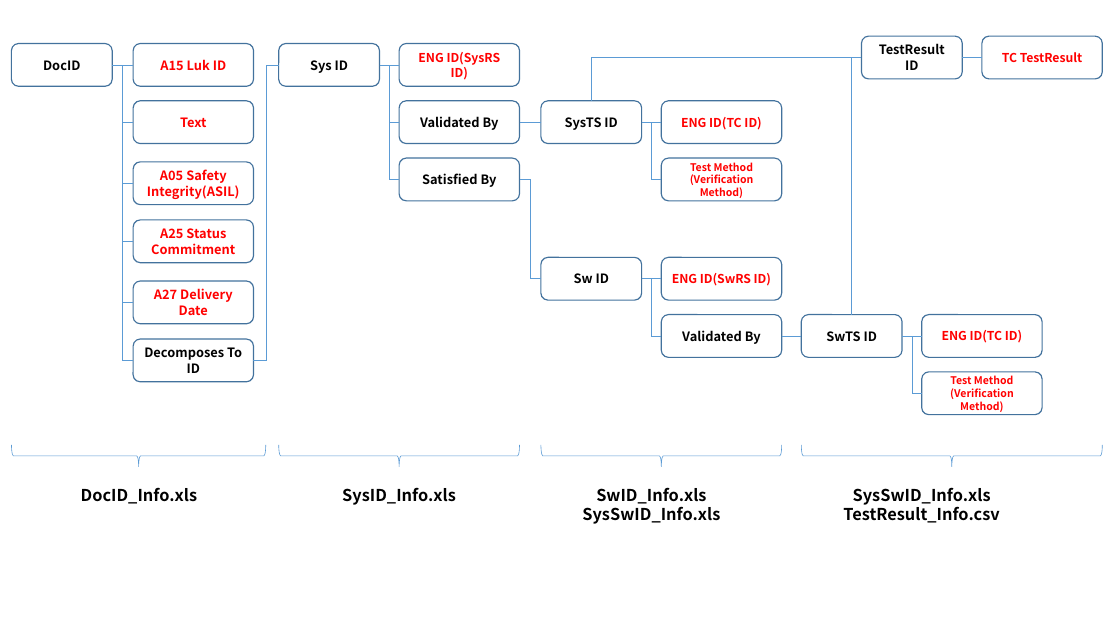
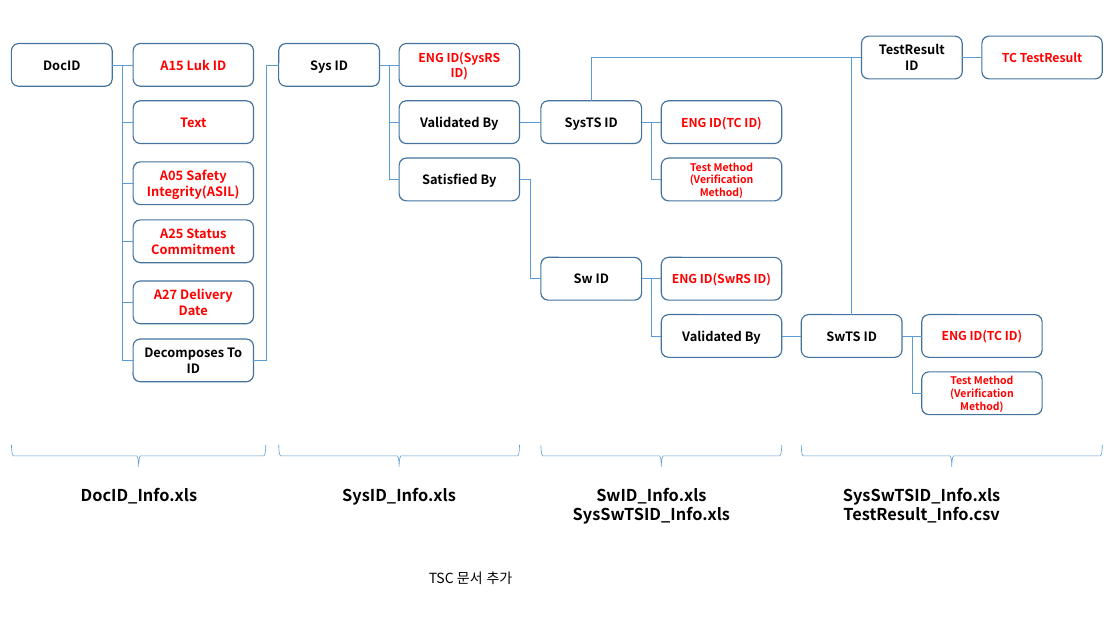
Before and after one commit to kim20s2/Reposit, a slide deck: slide 1 of trace_matrix_code_집에서짠거/코드 플로우.pptx. Drawn at 1120x630 pixels with LibreOffice and Linux fonts; fonts in the diff are those of the drawing. Boxes give left, top, right and bottom in pixels: in the first picture for what was removed or moved away, otherwise in the second. Text is boxed around its words. In the diff, an @@ line names an element or a change of style, - is before the commit and + after.

```diff
--- a/trace_matrix_code_집에서짠거/코드 플로우.pptx
+++ b/trace_matrix_code_집에서짠거/코드 플로우.pptx
@@ text at (573, 487, 730, 524): text changed @@
-SwID_Info.xls
-SysSwID_Info.xls
+SwID_Info.xls
+SysSwTSID_Info.xls
@@ text at (843, 487, 1000, 505): text changed @@
-SysSwID_Info.xls
+SysSwTSID_Info.xls
@@ text added at (429, 571, 513, 584), 12 pt, text #000000 @@
+TSC 문서 추가
```
Also in this commit, not shown: 2 other files.
